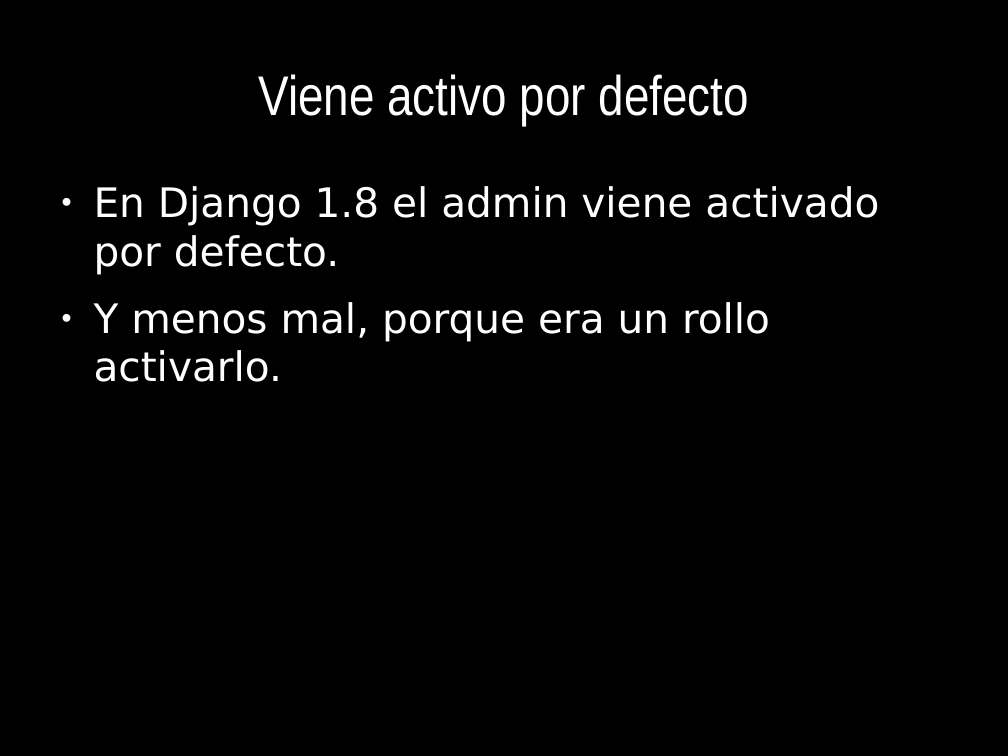
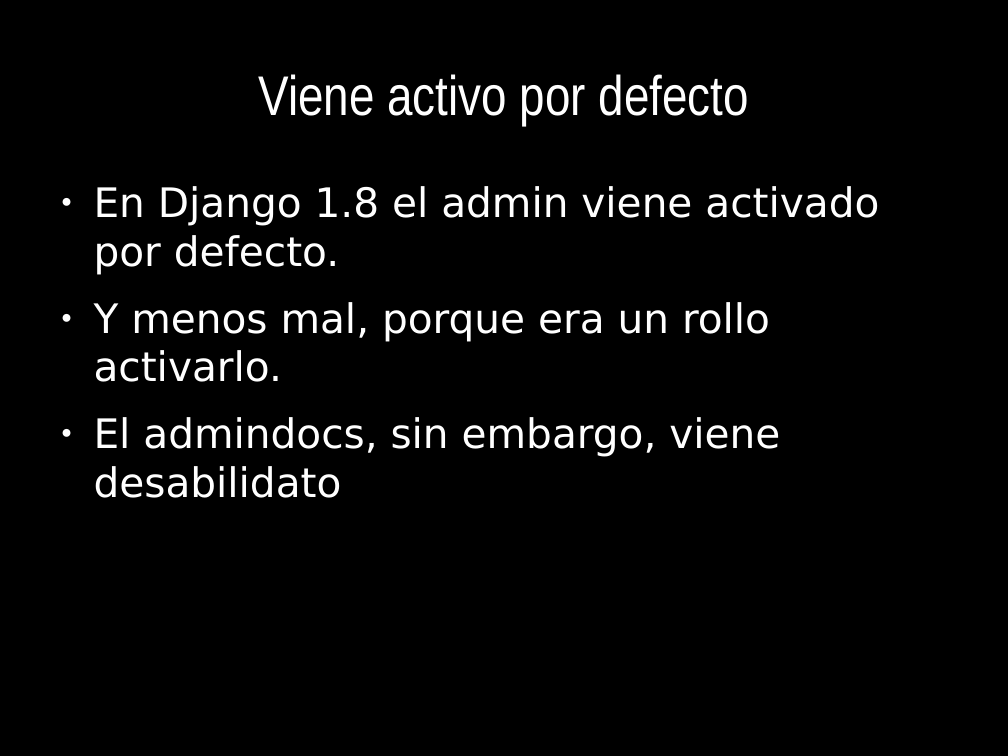
Before and after one commit to euribates/curso-django, a slide deck: slide 63 of presentacion/curso_django.odp. Drawn at 1008x756 pixels with LibreOffice and Linux fonts; fonts in the diff are those of the drawing. Boxes give left, top, right and bottom in pixels: in the first picture for what was removed or moved away, otherwise in the second. Text is boxed around its words. In the diff, an @@ line names an element or a change of style, - is before the commit and + after.

```diff
--- a/presentacion/curso_django.odp
+++ b/presentacion/curso_django.odp
@@ text at (94,417,780,498): paragraph added @@
+● El admindocs, sin embargo, viene desabilidato
```
Also in this commit, not shown: 1 other slide changed, 2 slides added, 6 other files.
